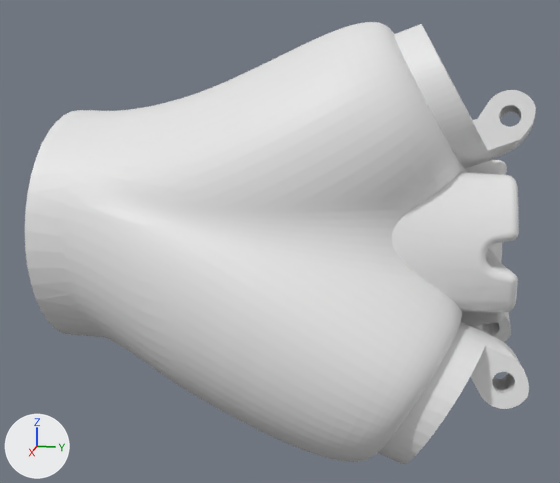
An edit to the COLLADA model kinova_description/meshes/hand_3finger.dae, drawn before and after from the same camera.
Camera for both pictures: a camera (50 mm lens) standing at (0.2, 0.0972, 0.0473) and looking at (0.0016, 0.0575, -0.0023). Arrows for +X, +Y and +Z are at lower left; the lights stay in place.

The scene before the commit, as lines of its bpy script (objects in view):
```python
me_shape0 = bpy.data.meshes.new('shape0')
me_shape0.from_pydata(...)  # 13950 vertices, 27908 faces; spans x -0.0464..0.0464, y 0.0..0.121, z -0.0508..0.0543
ob_node = bpy.data.objects.new('node', me_shape0)
ob_node.location = (0.0, 0.0, 0.0)
```
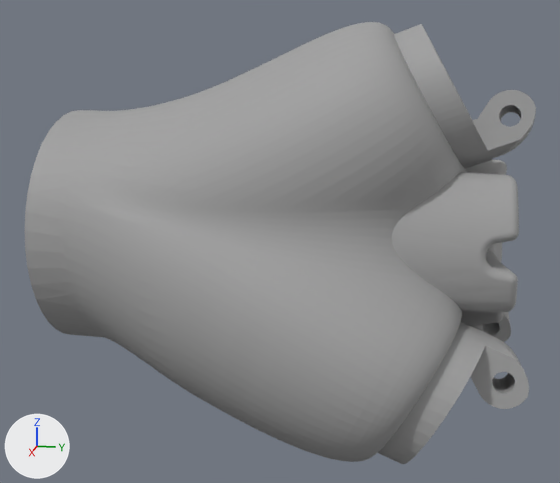
The newer file is also turned or shifted as a whole; pictures and numbers use the older file's frame.

Location of each change, (x1, y1, x2, y2) in pixels of the pictures (560 x 483 px; the box of a moved part takes in the faces that stretch with it):
part 1 of me_shape0, moved or reshaped
    before: (495, 163, 517, 286)
    after: (494, 163, 518, 286)
part 2 of me_shape0, recoloured (white to grey)
    both: (25, 22, 536, 464)

The change in detail:
Material 'shoulder' (mat_shoulder) is new.
Its base color is (0.351, 0.351, 0.351) (grey #a0a0a0).
Its roughness is 0.64.
me_shape0 has 13950 vertices, 27908 faces and spans x -0.0464..0.0464, y 0.0..0.121, z -0.0508..0.0543.
me_shape0 is used by ob_node; location (0.0, 0.0, 0.0).
me_shape0 part 1: 68 vertices moved within x -0.0238..0.0242, y 0.1045..0.1169, z -0.02..0.0182; 8 vertices removed from x -0.0229..0.0247, y 0.1103..0.116, z -0.0017..0.0166; 8 vertices added at x -0.0229..0.0247, y 0.1102..0.1161, z -0.0017..0.0166.
me_shape0 part 2: 26264 faces spanning x -0.0464..0.0464, y 0.0..0.121, z -0.0508..0.0543 switch from no material to mat_shoulder (grey #a0a0a0).
